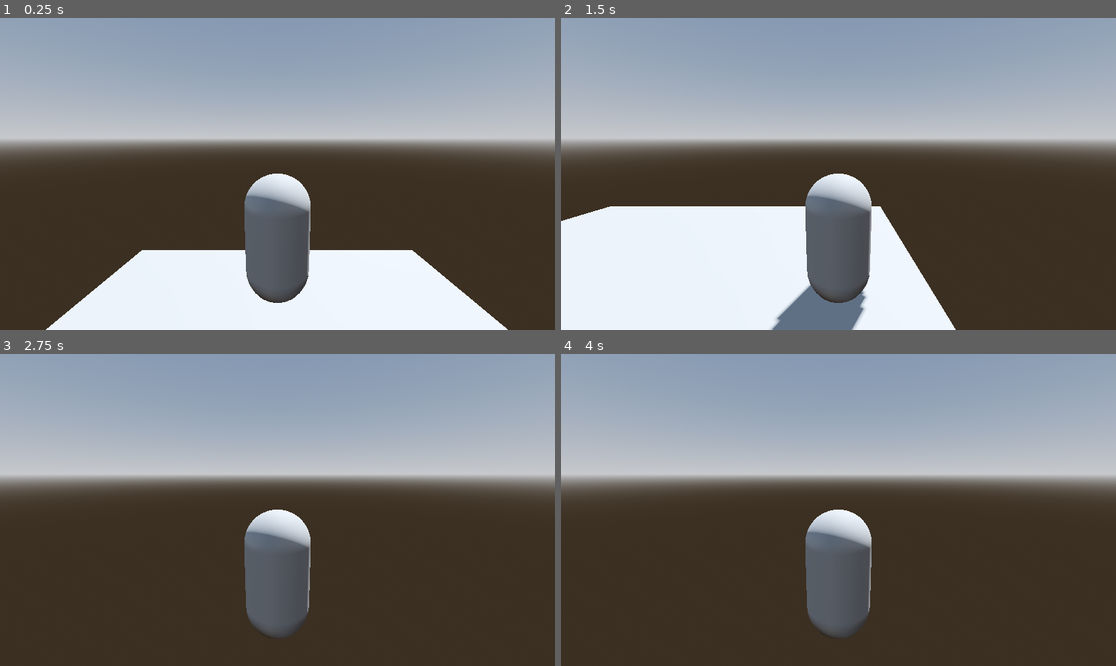
Above: before the commit, frames 1-4 (two rows, left to right).
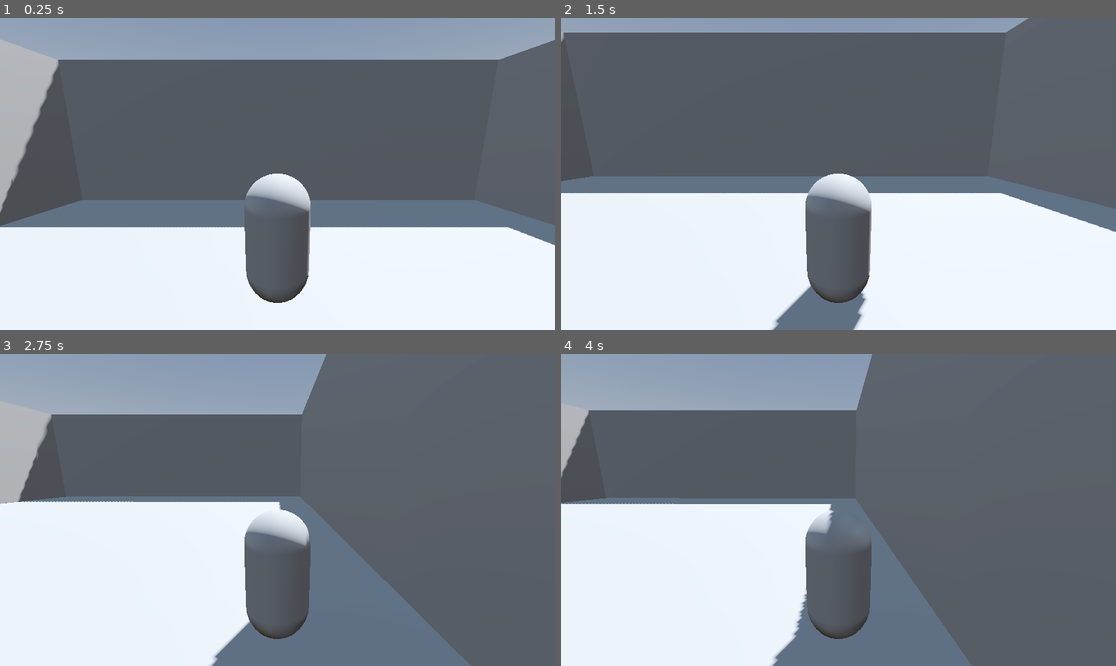
Above: after the commit, the same moments.

Repository: UncleJohnKun/who-am-i-
Game: Godot game, scene res://main.tscn
The game is run twice, just before and just after one commit, with the same random seed, the same clock (stepped at 60 frames per second) and the same inputs.
Inputs (mouse positions are in pixels of both pictures, inside the frame that each line leads up to):
- Up to frame 1 (0.25 s): no input
- Up to frame 2 (1.5 s): move the mouse to (960, 158) at 0.52 s; hold D (move_right) 0.53-1.28 s; click (960, 158) at 0.67 s; move the mouse to (727, 189) at 1.27 s; hold S (move_back) from 1.28 s (still down)
- Up to frame 3 (2.75 s): move the mouse to (333, 441) at 2.02 s; release S (move_back) at 2.03 s; hold D (move_right) from 2.03 s (still down)
- Up to frame 4 (4 s): move the mouse to (810, 572) at 2.77 s; release D (move_right) at 2.78 s; hold W (move_forward) 2.78-3.53 s; click (810, 572) at 2.92 s; move the mouse to (1005, 556) at 3.52 s; hold A (move_left) from 3.53 s (still down)

The runs differ from the first frame. In frame 1, 65% of the frame differs, in the area x 0-100%, y 6-100%; in frame 2, 69%; in frame 3, 82%; in frame 4, 85%, in the area x 0-100%, y 0-100%.

Commit message:
baseBorder

Diff:
--- a/main.tscn
+++ b/main.tscn
@@ -15,6 +15,11 @@
 tonemap_mode = 2
 glow_enabled = true
 
+[sub_resource type="BoxMesh" id="BoxMesh_mpo6w"]
+
+[sub_resource type="ConcavePolygonShape3D" id="ConcavePolygonShape3D_l2h60"]
+data = PackedVector3Array(-0.5, 0.5, 0.5, 0.5, 0.5, 0.5, -0.5, -0.5, 0.5, 0.5, 0.5, 0.5, 0.5, -0.5, 0.5, -0.5, -0.5, 0.5, 0.5, 0.5, -0.5, -0.5, 0.5, -0.5, 0.5, -0.5, -0.5, -0.5, 0.5, -0.5, -0.5, -0.5, -0.5, 0.5, -0.5, -0.5, 0.5, 0.5, 0.5, 0.5, 0.5, -0.5, 0.5, -0.5, 0.5, 0.5, 0.5, -0.5, 0.5, -0.5, -0.5, 0.5, -0.5, 0.5, -0.5, 0.5, -0.5, -0.5, 0.5, 0.5, -0.5, -0.5, -0.5, -0.5, 0.5, 0.5, -0.5, -0.5, 0.5, -0.5, -0.5, -0.5, 0.5, 0.5, 0.5, -0.5, 0.5, 0.5, 0.5, 0.5, -0.5, -0.5, 0.5, 0.5, -0.5, 0.5, -0.5, 0.5, 0.5, -0.5, -0.5, -0.5, 0.5, 0.5, -0.5, 0.5, -0.5, -0.5, -0.5, 0.5, -0.5, 0.5, 0.5, -0.5, -0.5, -0.5, -0.5, -0.5)
+
 [sub_resource type="PlaneMesh" id="PlaneMesh_gmuto"]
 size = Vector2(10, 10)
 
@@ -30,14 +35,57 @@
 transform = Transform3D(-0.866025, -0.433013, 0.25, 0, 0.5, 0.866025, -0.5, 0.75, -0.433013, 0, 0, 0)
 shadow_enabled = true
 
-[node name="MeshInstance3D" type="MeshInstance3D" parent="."]
-transform = Transform3D(1, 0, 0, 0, 1, 0, 0, 0, 1, -0.0133367, 0, 0)
-mesh = SubResource("PlaneMesh_gmuto")
-
-[node name="StaticBody3D" type="StaticBody3D" parent="MeshInstance3D"]
-
-[node name="CollisionShape3D" type="CollisionShape3D" parent="MeshInstance3D/StaticBody3D"]
-shape = SubResource("ConcavePolygonShape3D_4kttr")
-
 [node name="Player" parent="." instance=ExtResource("1_ly2g7")]
 transform = Transform3D(1, 0, 0, 0, 1, 0, 0, 0, 1, 0, 2.84141, -1.05521)
+
+[node name="Node" type="Node" parent="."]
+
+[node name="Box" type="MeshInstance3D" parent="Node"]
+transform = Transform3D(0.867884, 0, 0, 0, 8.99921, 0, 0, 0, 24.1973, -13.5259, 4.17247, 0.0233507)
+mesh = SubResource("BoxMesh_mpo6w")
+skeleton = NodePath("../Floor")
+
+[node name="StaticBody3D2" type="StaticBody3D" parent="Node/Box"]
+
+[node name="CollisionShape3D" type="CollisionShape3D" parent="Node/Box/StaticBody3D2"]
+shape = SubResource("ConcavePolygonShape3D_l2h60")
+
+[node name="Box2" type="MeshInstance3D" parent="Node"]
+transform = Transform3D(0.867884, 0, 0, 0, 8.99921, 0, 0, 0, 24.1973, 13.615, 4.17247, 0.0233507)
+mesh = SubResource("BoxMesh_mpo6w")
+skeleton = NodePath("../Floor")
+
+[node name="StaticBody3D2" type="StaticBody3D" parent="Node/Box2"]
+
+[node name="CollisionShape3D" type="CollisionShape3D" parent="Node/Box2/StaticBody3D2"]
+shape = SubResource("ConcavePolygonShape3D_l2h60")
+
+[node name="Box3" type="MeshInstance3D" parent="Node"]
+transform = Transform3D(0.000378752, 0, 27.7065, 0, 8.99921, 0, -0.867938, 0, 0.0120906, 0.0107155, 4.17247, 11.6873)
+mesh = SubResource("BoxMesh_mpo6w")
+skeleton = NodePath("../Floor")
+
+[node name="StaticBody3D2" type="StaticBody3D" parent="Node/Box3"]
+
+[node name="CollisionShape3D" type="CollisionShape3D" parent="Node/Box3/StaticBody3D2"]
+shape = SubResource("ConcavePolygonShape3D_l2h60")
+
+[node name="Box4" type="MeshInstance3D" parent="Node"]
+transform = Transform3D(0.000378752, 0, 27.7065, 0, 8.99921, 0, -0.867938, 0, 0.0120906, 0.0107155, 4.17247, -11.6561)
+mesh = SubResource("BoxMesh_mpo6w")
+skeleton = NodePath("../Floor")
+
+[node name="StaticBody3D2" type="StaticBody3D" parent="Node/Box4"]
+
+[node name="CollisionShape3D" type="CollisionShape3D" parent="Node/Box4/StaticBody3D2"]
+shape = SubResource("ConcavePolygonShape3D_l2h60")
+
+[node name="Floor" type="MeshInstance3D" parent="Node"]
+transform = Transform3D(2.6428, 0, 0, 0, 1, 0, 0, 0, 2.40602, -0.0133367, 0, 0)
+mesh = SubResource("PlaneMesh_gmuto")
+skeleton = NodePath("../..")
+
+[node name="StaticBody3D" type="StaticBody3D" parent="Node/Floor"]
+
+[node name="CollisionShape3D" type="CollisionShape3D" parent="Node/Floor/StaticBody3D"]
+shape = SubResource("ConcavePolygonShape3D_4kttr")
Not shown: 1 places in main.tscn that only renumber resources
